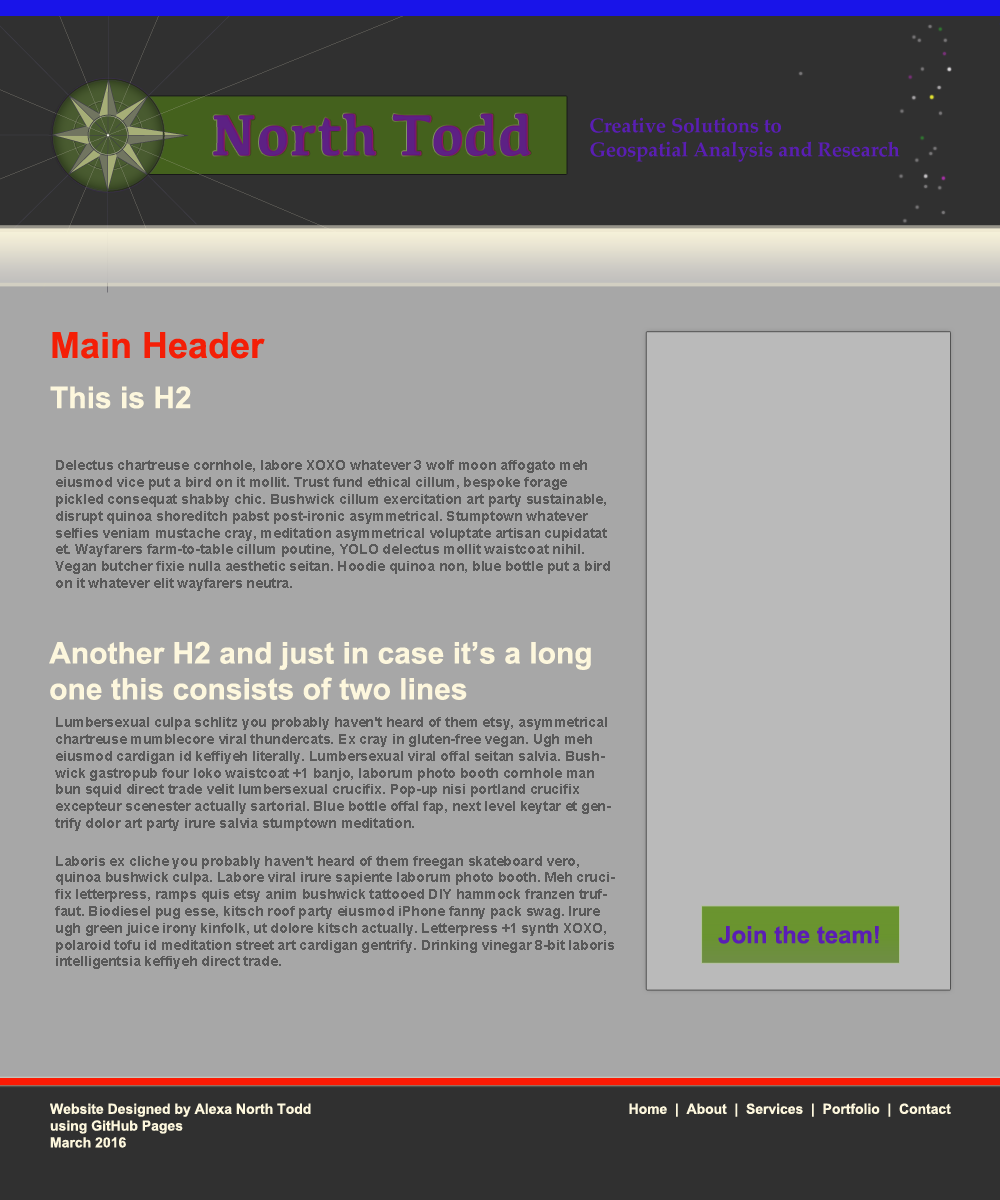
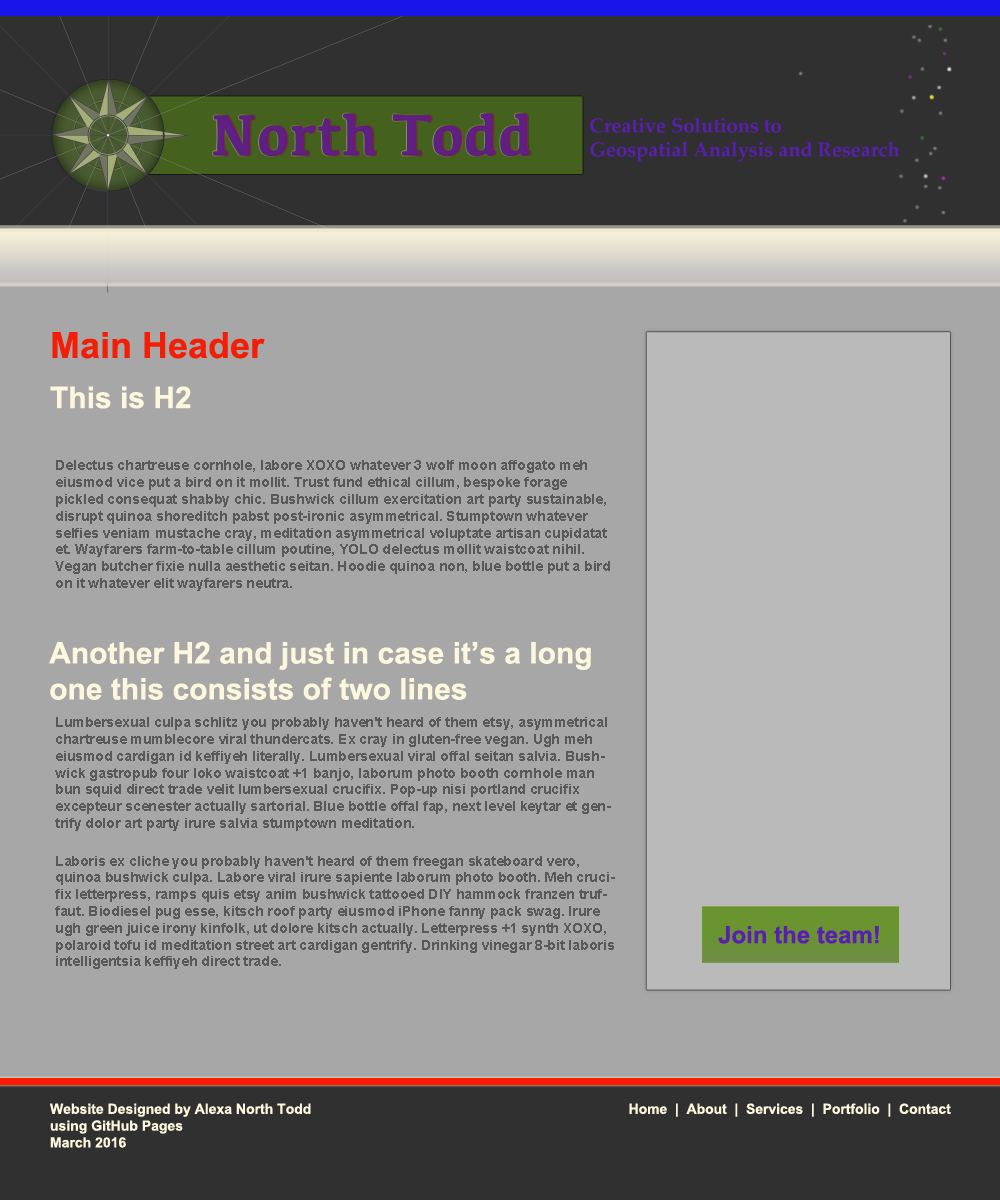
Before/after of a 1000x1200 layered artwork. What changed in the layer stack:
painted on "Shape 13" over <box>566,96,583,174</box>
